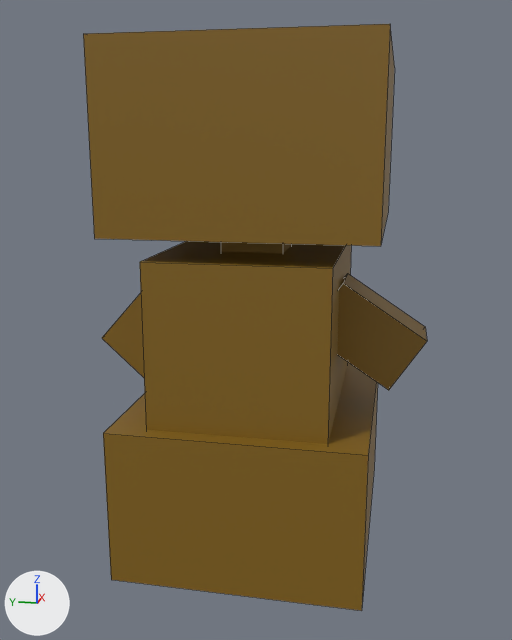
Two versions of the Blender file GUI/assets/ModelsRaw/EtIdle.blend, one commit apart.
Before and after are seen from a 50 mm lens placed at (-4.98, -0.95, 3.17), pointed at (0.08, 0.06, 1.91). Lighting does not change. The marker at lower left points along +X, +Y and +Z. The first picture is the older version. Mesh edges are drawn as thin lines.
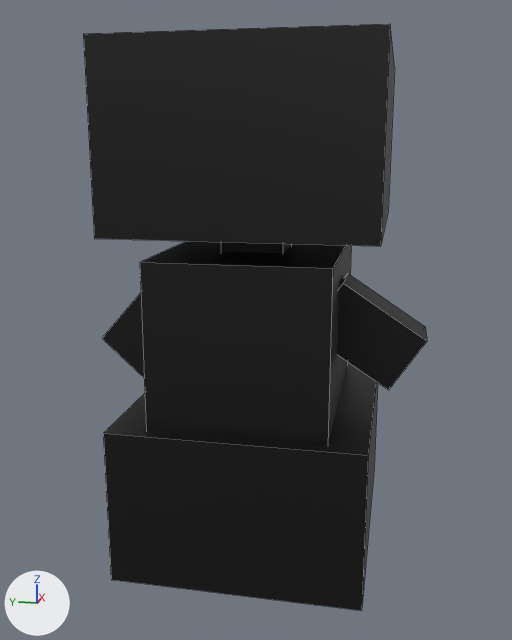
Location of each change, [x1, y1, x2, y2] in pixels of the pictures (512 x 640 px):
'Cube.003', surface changed (brown to black)
    both: [83, 24, 427, 611]

The edits, one by one:
Picture 'Cube.003 Roughness.001' (img_cube_003_roughness_001) is new.
In material 'Material.001' (mat_material_001), base_color is no longer (0.234, 0.127, 0.00891), brown #856418.
In material 'Material.001' (mat_material_001), texture is now set to img_cube_003_roughness_001.
